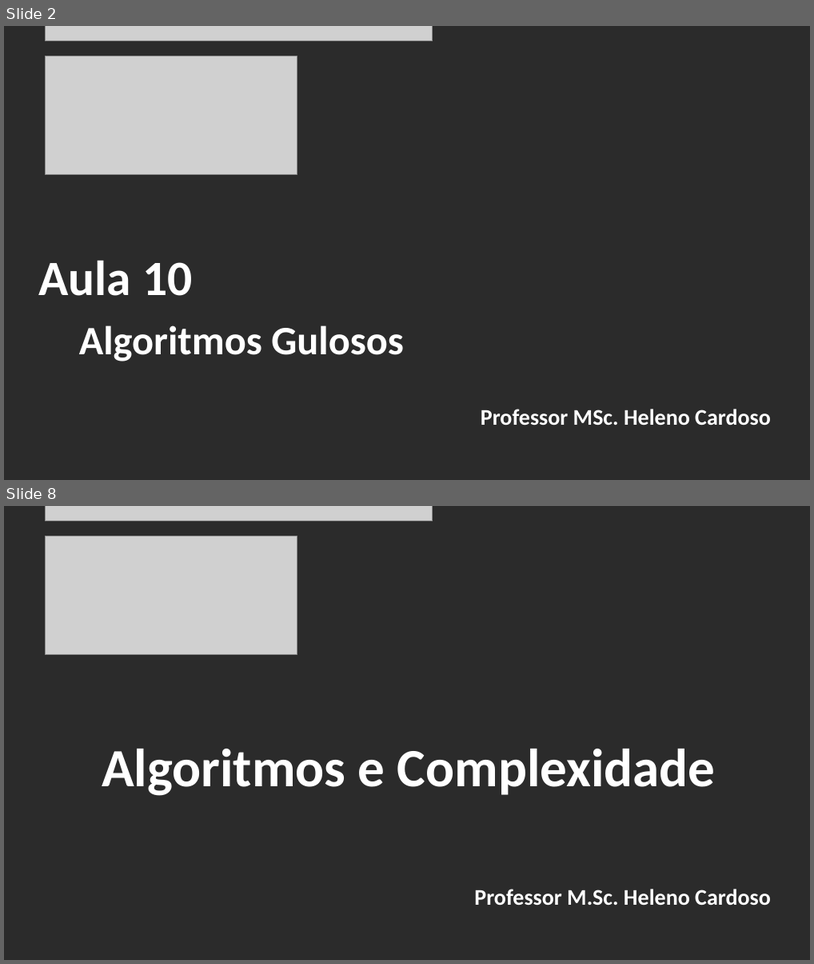
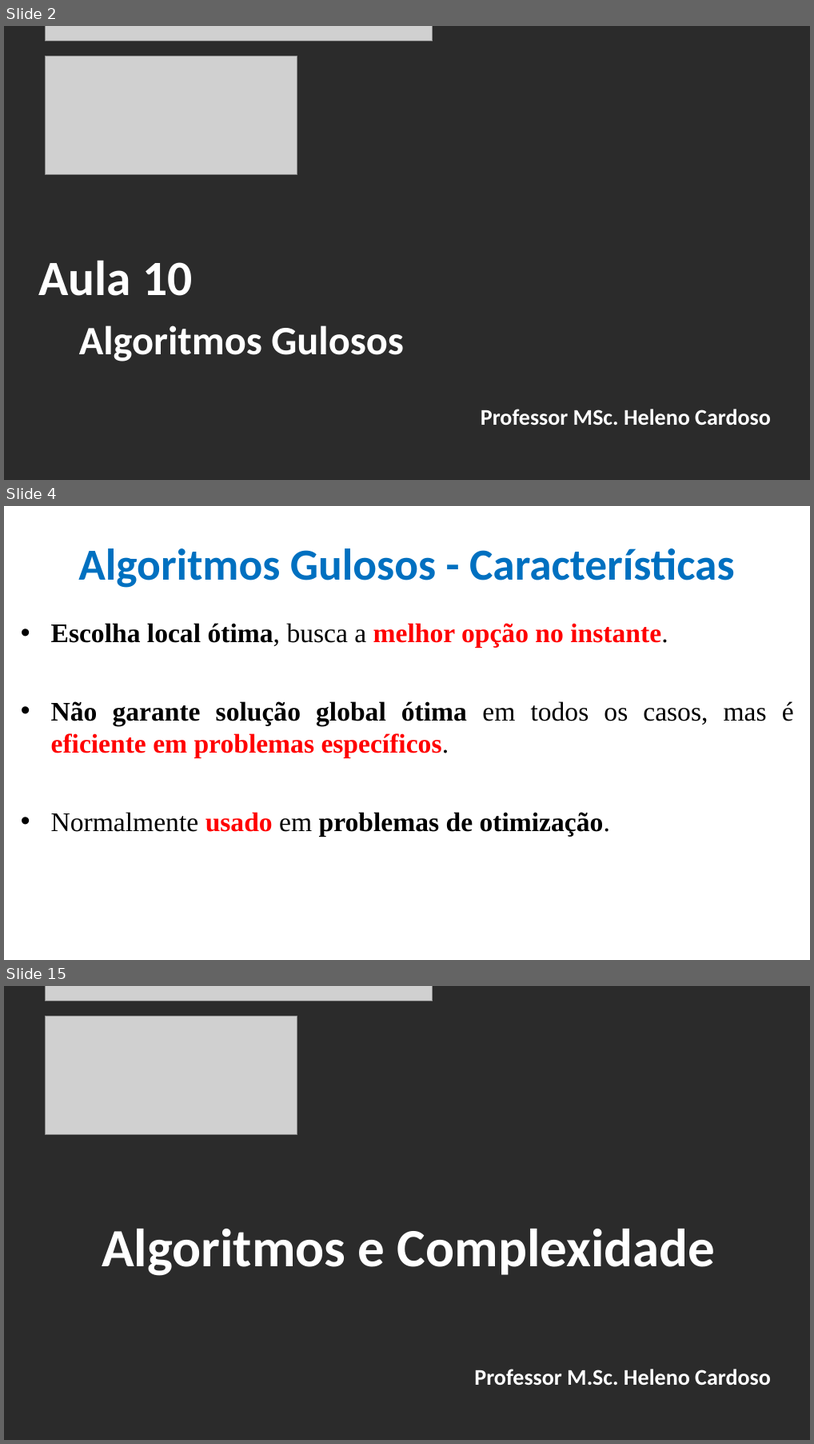
Before and after one commit to CloudEducationBrazil/WydenAlgoritmosEComplexidade, a slide deck: 01 Classes/Aula 10 - Algoritmos e Complexidade - Algoritmos Gulosos.pptx. Shown one above the other, each under a label of ours: slides 2 and 8 before the commit, slides 2, 4 and 15 after it; the slides between them are not shown. The pictures are 814x964 and 814x1444 pixels, drawn with LibreOffice and Linux fonts; fonts in the diff are those of the drawing; grey boxes stand for pictures; background and template pictures are left out; a plain dark background stands for a picture behind light text. Boxes give left, top, right and bottom in pixels: in the first picture for what was removed or moved away, otherwise in the second. Text is boxed around its words. In the diff, an @@ line names an element or a change of style, - is before the commit and + after.

Commit message:
Alg e Compl - Alg Gulosos e Divisão e Conquista 21102025

```diff
--- a/01 Classes/Aula 10 - Algoritmos e Complexidade - Algoritmos Gulosos.pptx
+++ b/01 Classes/Aula 10 - Algoritmos e Complexidade - Algoritmos Gulosos.pptx
@@ slide 4 added at bbox=[4, 506, 810, 960], background picture (left out) @@
@@ title added at bbox=[78, 548, 735, 588], 39.6 pt, text #0070C0, bold @@
+Algoritmos Gulosos - Características
@@ text added at bbox=[51, 623, 794, 836], 24 pt, text #000000, bold @@
+• Escolha local ótima, busca a melhor opção no instante.
+• Não garante solução global ótima em todos os casos, mas é eficiente em problemas específicos.
+• Normalmente usado em problemas de otimização.
@@ what was slide 8 is now slide 15 @@
```
Also in this commit, not shown: 4 slides changed, 7 other slides added, 1 slide removed, 21 other files.
